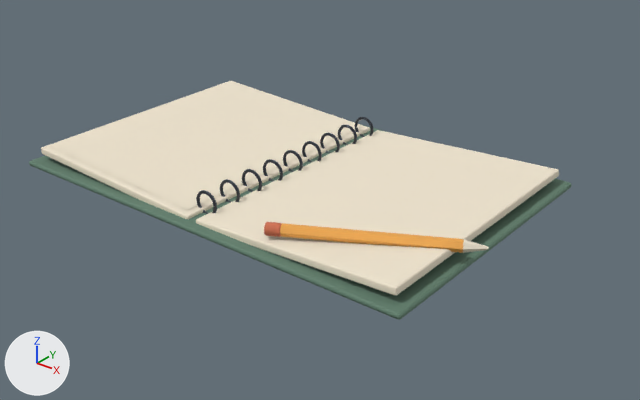
Two versions of the glTF model public/models/kit/sketchbook.glb, one commit apart.
One viewpoint serves both versions: a 50 mm camera at (0.529, -0.618, 0.367) aimed at (0.042, -0.009, -0.01). The axes (+X, +Y, +Z) are drawn at lower left. The lights are the same throughout. The picture after the commit comes second. Where no turn or scale is listed for an object, it has been applied to the vertices.

Names of what the first picture shows: 'PageLeft', 'PencilBody', 'SketchCover', 'SketchPages', 'SketchPages.001' and 11 more.
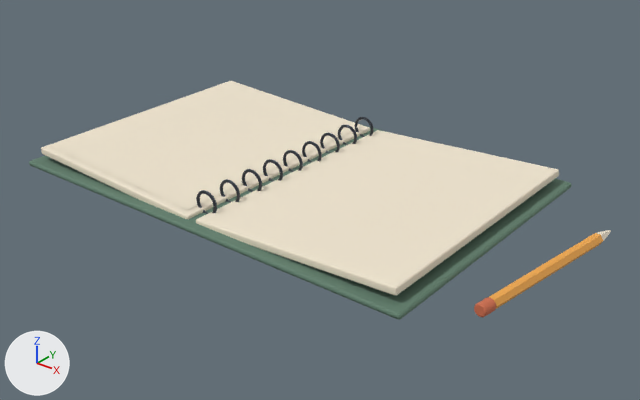
Commit message: feat: turnable parchment sketchbook in a top-down focus mode

ob_pencil is not drawn itself; it is the parent of ob_pencilbody, ob_pencileraser, ob_penciltip.

Location of each change, [x1, y1, x2, y2] in pixels of the pictures (640 x 400 px):
'PencilBody', moved, turned: before [280, 223, 464, 253]; after [489, 233, 603, 309]
'PencilEraser', moved, turned: before [264, 222, 282, 237]; after [474, 297, 496, 317]
'PencilTip', moved, turned: before [463, 239, 489, 253]; after [597, 230, 611, 241]

What changed in the scene script:
```text
Change ob_pencil:
    ob_pencil.location: (0.16, -0.09, 0.022) -> (0.285, -0.02, 0.006)
    ob_pencil.rotation_euler: (-0.489, 1.571, 0.0) -> (-1.431, 1.571, 0.0)  # degrees (-28, 90, 0) -> degrees (-82, 90, 0)
```
